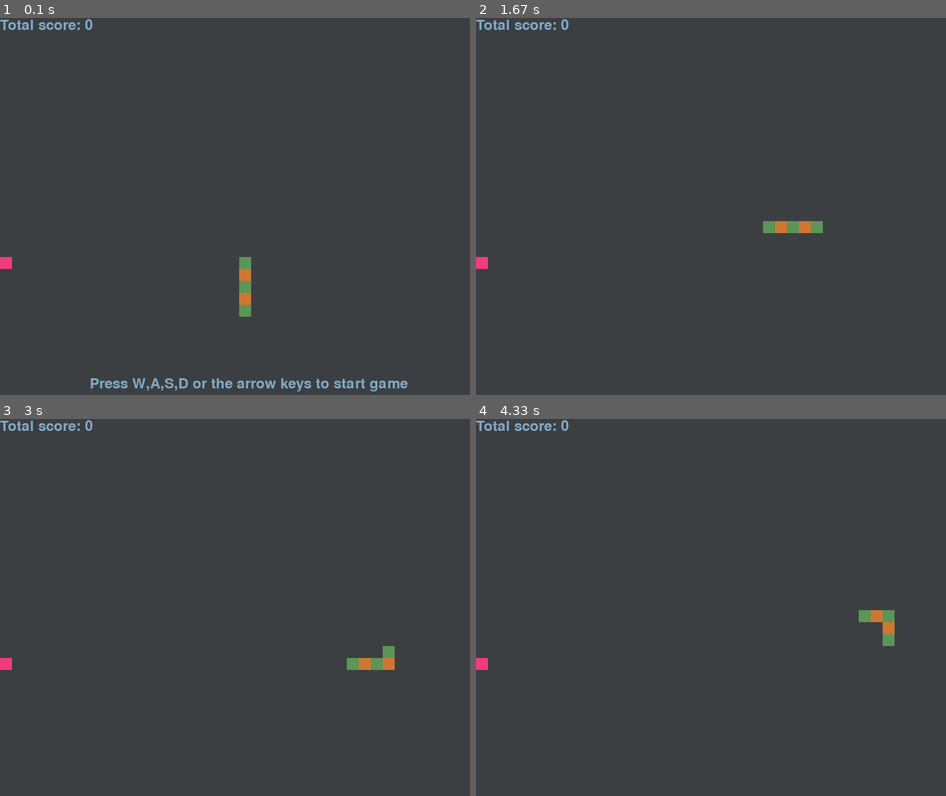
Above: before the commit, frames 1-4 (two rows, left to right).
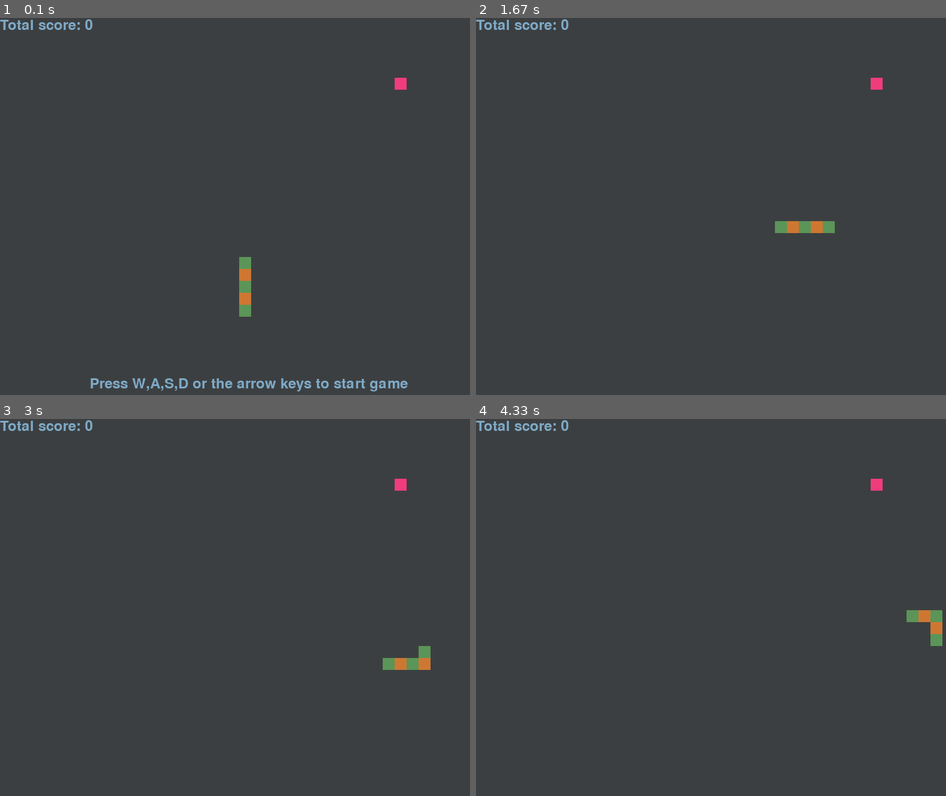
Above: after the commit, the same moments.

Repository: EmilStanimirov90/snake_game_project
Game: pygame game, started from giga_snake_game.py
The game is run twice, just before and just after one commit, with the same random seed, the same clock (stepped at 60 frames per second) and the same inputs.
Inputs:
- Up to frame 1 (0.1 s): no input
- Up to frame 2 (1.67 s): hold Right 0.33-0.8 s; hold Up 0.83-1.13 s; hold Right 1.17-1.63 s
- Up to frame 3 (3 s): hold Down 2.23-2.53 s; hold Left 2.57-2.97 s
- Up to frame 4 (4.33 s): hold Up 3-3.37 s; hold Right 3.4-4.03 s; hold Down from 4.07 s (still down)

The runs differ from the first frame. In frame 1, 0.2% of the frame differs, in the area x 0-87%, y 15-67%; in frame 2, 0.6%; in frame 3, 0.9%; in frame 4, 1.0%, in the area x 0-100%, y 15-67%.

Commit message:
update avoid placing food under snake

Diff:
--- a/giga_snake_game.py
+++ b/giga_snake_game.py
@@ -42,7 +42,7 @@
 
 # game speed
 clock = pygame.time.Clock()
-snake_speed = 8  # 8 is a good normal speed
+snake_speed = 9  # 8 is a good normal speed
 
 # player_image = pygame.image.load('head.png')  # Load the player image
 # snake_head_rect = player_image.get_rect()  # Get the rectangle that encloses the image
@@ -96,9 +96,16 @@
             [snake_position[0][0] + moves[direction][0], snake_position[0][1] + moves[direction][1]])
         snake_position.pop()
 
-    # generate food and place food
+    # generate food position and place food
     if eaten:
-        food_x, food_y = generate_food_random_position(game_board_x, game_board_y)
+        correct_position_found = False
+        while not correct_position_found:
+            food_x, food_y = generate_food_random_position(game_board_x, game_board_y)
+            for x, y in snake_position:
+                if food_x == x or food_y == y:
+                    break
+            else:
+                correct_position_found = True
         eaten = False
 
     # place food on game_board
@@ -127,7 +134,7 @@
         game_board.blit(score_rect, (150, 600))
 
     # Game over if snake collides with border walls
-    if snake_position[0][0] not in range(0, 800) or snake_position[0][1] not in range(0, 800):
+    if snake_position[0][0] not in range(0, game_board_x) or snake_position[0][1] not in range(0, game_board_y):
         running = False
 
     # Game over if snake collides with self
